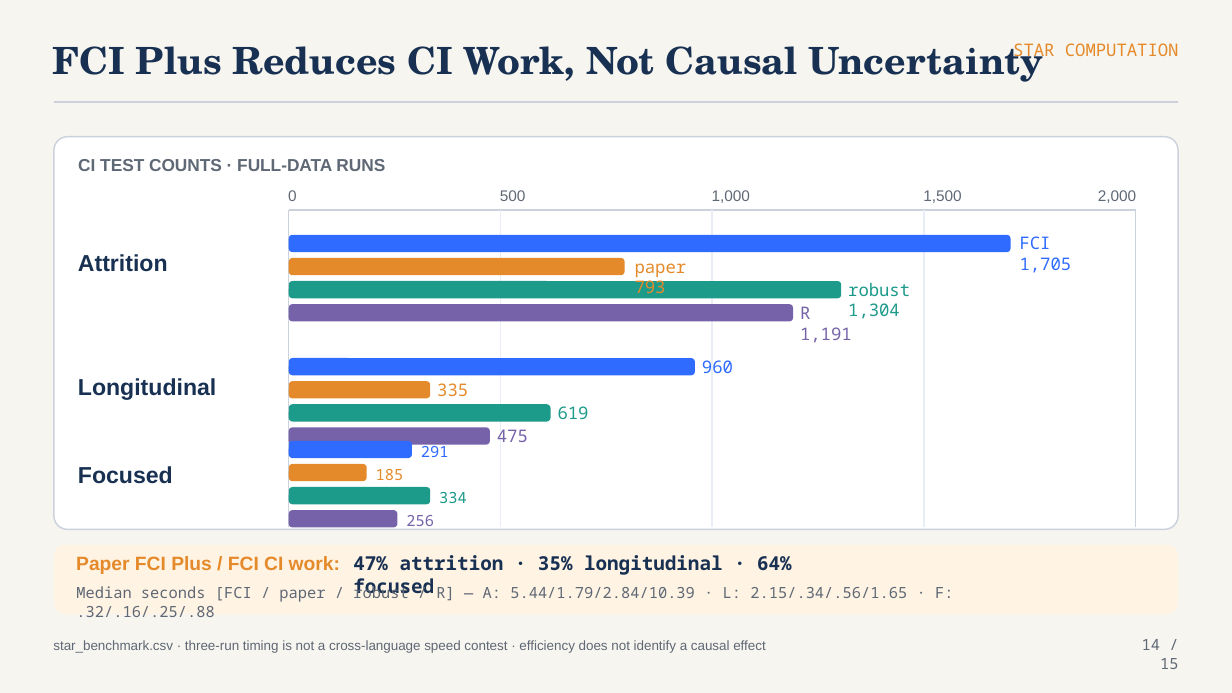
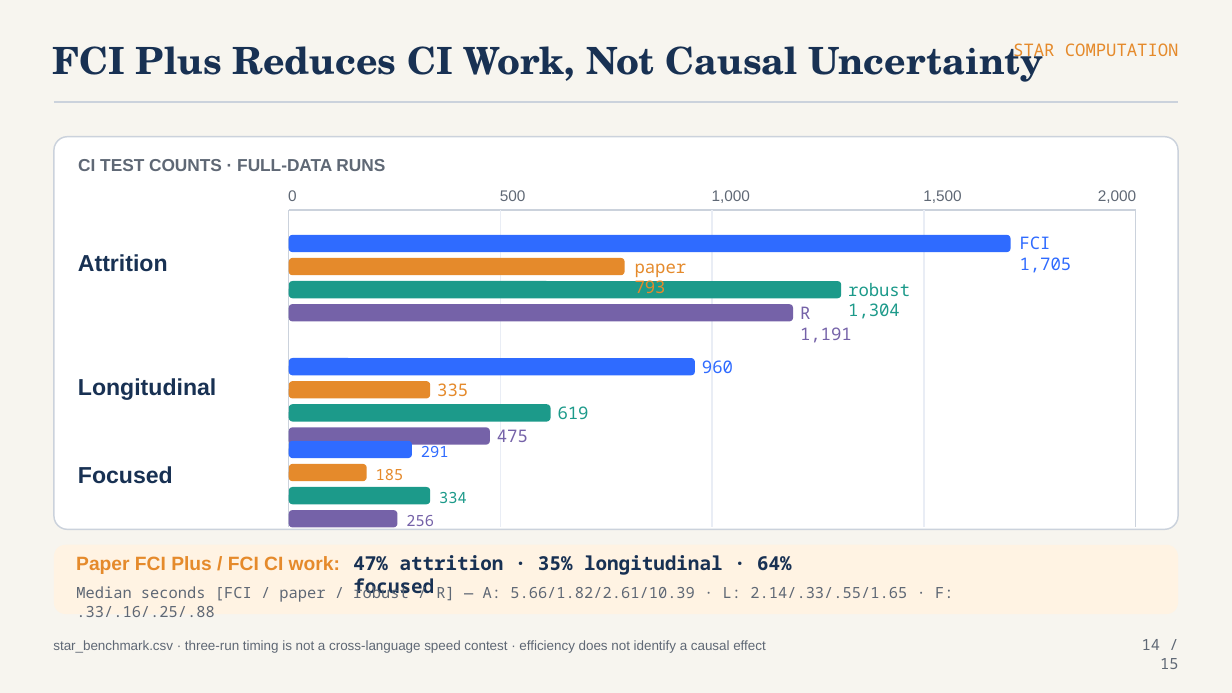
Before and after one commit to ada-yq225/FCI, a slide deck: slide 14 of output/ppt/fci_plus_star_advisor_presentation.pptx. Drawn at 1232x693 pixels with LibreOffice and Linux fonts; fonts in the diff are those of the drawing. Boxes give left, top, right and bottom in pixels: in the first picture for what was removed or moved away, otherwise in the second. Text is boxed around its words. In the diff, an @@ line names an element or a change of style, - is before the commit and + after.

```diff
--- a/output/ppt/fci_plus_star_advisor_presentation.pptx
+++ b/output/ppt/fci_plus_star_advisor_presentation.pptx
@@ text at bbox=[76, 585, 953, 617]: text changed @@
-Median seconds [FCI / paper / robust / R] — A: 5.44/1.79/2.84/10.39 · L: 2.15/.34/.56/1.65 · F: .32/.16/.25/.88
+Median seconds [FCI / paper / robust / R] — A: 5.66/1.82/2.61/10.39 · L: 2.14/.33/.55/1.65 · F: .33/.16/.25/.88
```
Also in this commit, not shown: 2 other slides changed, 53 other files.
